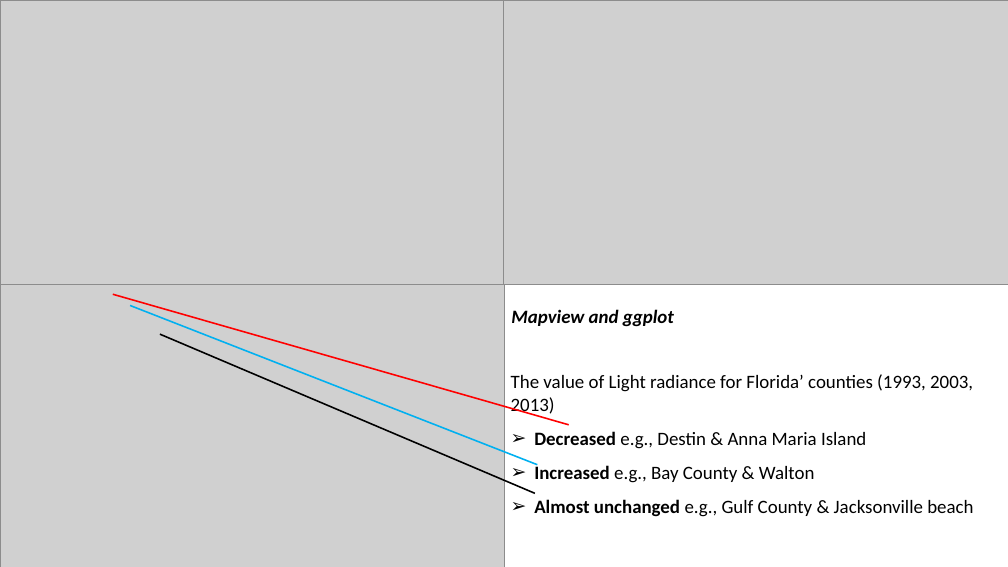
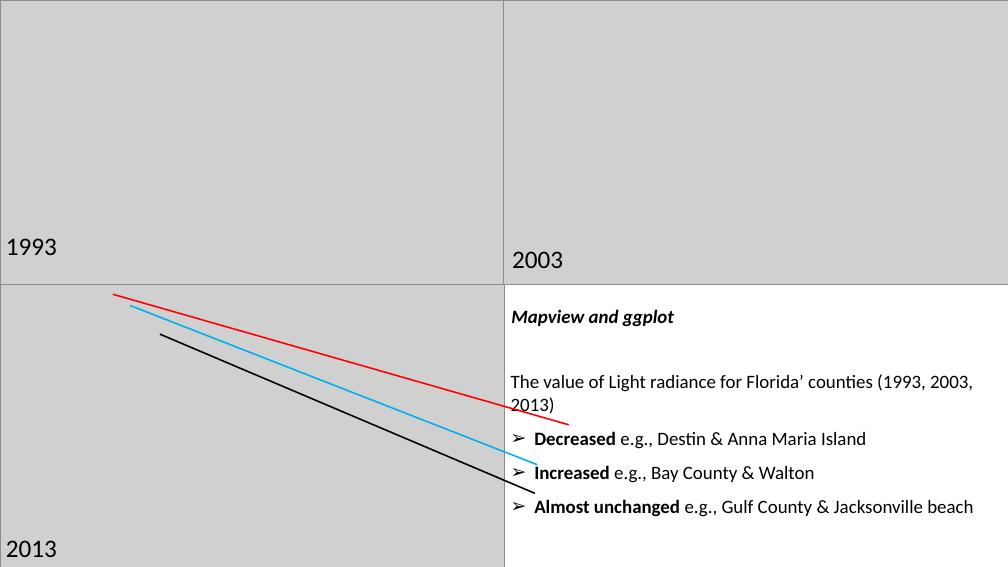
Before and after one commit to jmg144/Garcia_Choi_Pang_ENV872_ProjectRepository, a slide deck: slide 10 of Output/FinalPresentation_ENV872.pptx. Drawn at 1008x567 pixels with LibreOffice and Linux fonts; fonts in the diff are those of the drawing; grey boxes stand for pictures. Boxes give left, top, right and bottom in pixels: in the first picture for what was removed or moved away, otherwise in the second. Text is boxed around its words. In the diff, an @@ line names an element or a change of style, - is before the commit and + after.

```diff
--- a/Output/FinalPresentation_ENV872.pptx
+++ b/Output/FinalPresentation_ENV872.pptx
@@ text added at (6, 238, 57, 255), 24 pt, text #000000 @@
+1993
@@ text added at (512, 251, 563, 268), 24 pt, text #000000 @@
+2003
@@ text added at (6, 540, 57, 557), 24 pt, text #000000 @@
+2013
```
Also in this commit, not shown: 1 other slide changed.
